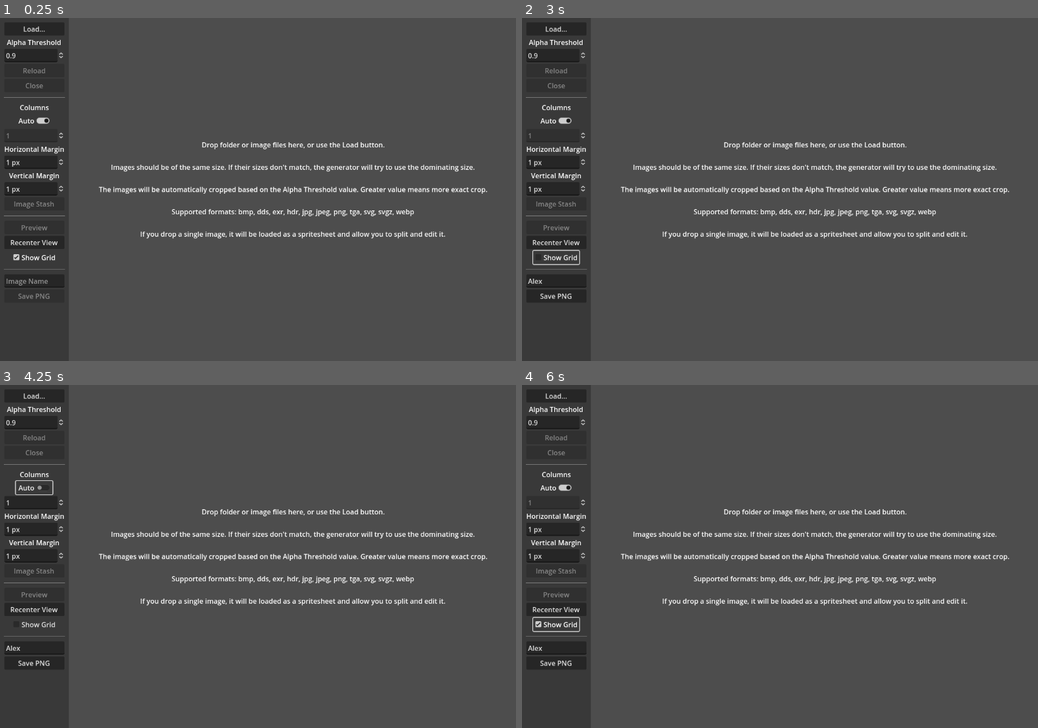
Above: before the commit, frames 1-4 (two rows, left to right).
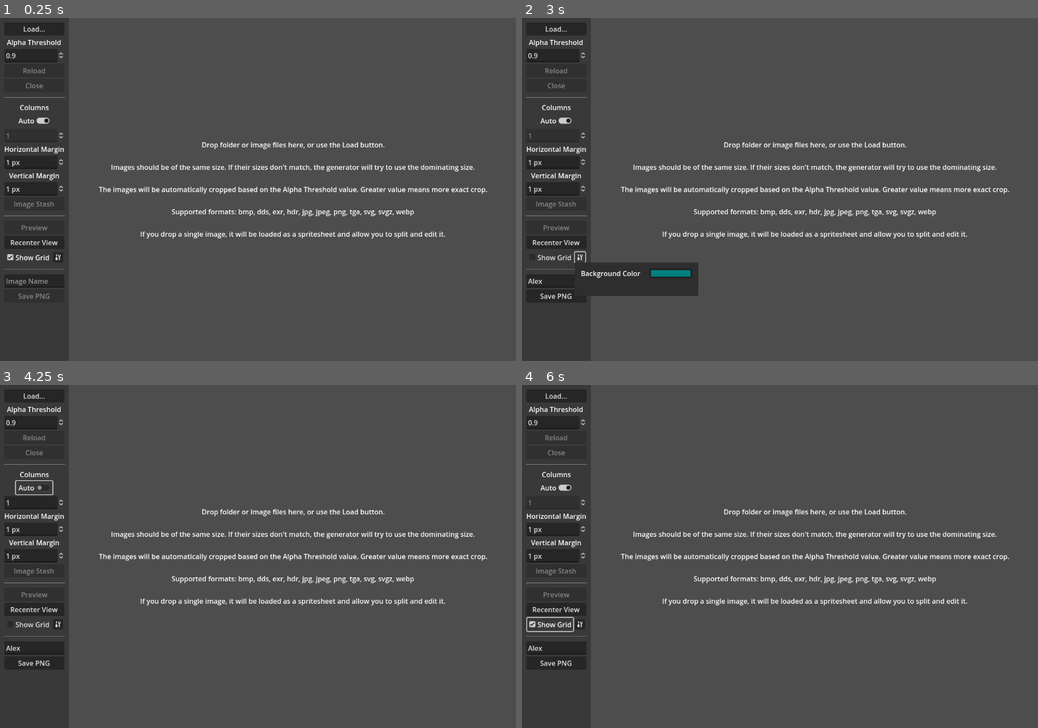
Above: after the commit, the same moments.

Repository: KoBeWi/Godot-Spritesheet-Generator
Game: Godot game, scene res://Source/Main.tscn
Same seed, same stepped clock (60 frames per second), same inputs: the game is played once before the commit and once after it.
Inputs (mouse positions are in pixels of both pictures, inside the frame that each line leads up to):
- Up to frame 1 (0.25 s): no input
- Up to frame 2 (3 s): click (558, 282) at 0.52 s; type "Alex" at 0.6 s; click "Recenter View" at 1.25 s; click "Show Grid" at 2 s; click (578, 258) at 2.77 s
- Up to frame 3 (4.25 s): click "Auto" at 3.5 s
- Up to frame 4 (6 s): click "Auto" at 4.25 s; click "Recenter View" at 5 s; click "Show Grid" at 5.75 s

The runs differ from the first frame. In frame 1, 0.1% of the frame differs, in the area x 1-12%, y 68-71%; in frame 2, 2.2%, in the area x 2-35%, y 67-82%; in frame 3, less than 0.1%; in frame 4, 0.2%.

Commit message:
Add grid color setting and fix column spinbox

Diff:
--- a/Source/Main.gd
+++ b/Source/Main.gd
@@ -162,3 +162,6 @@
 	texture_list.clear()
 
 	set_spritesheet_visible(false)
+
+func columns_changed(value: float) -> void:
+	%Spritesheet.update_columns()
--- a/Source/Main.tscn
+++ b/Source/Main.tscn
@@ -1,12 +1,14 @@
-[gd_scene load_steps=10 format=3 uid="uid://bf3b0i8scthbm"]
+[gd_scene load_steps=12 format=3 uid="uid://bf3b0i8scthbm"]
 
 [ext_resource type="Script" path="res://Source/Main.gd" id="1_uvcat"]
+[ext_resource type="Texture2D" uid="uid://do1032o0c7fx6" path="res://Source/Tools.svg" id="2_6rwcx"]
 [ext_resource type="Script" path="res://Source/SpritesheetView.gd" id="2_eepvq"]
 [ext_resource type="Script" path="res://Source/PreviewDialog.gd" id="3_bojkk"]
 [ext_resource type="Script" path="res://Source/ProcessDialog.gd" id="3_muoun"]
 [ext_resource type="Script" path="res://Source/SplitDialog.gd" id="3_sd37f"]
 [ext_resource type="Script" path="res://Source/Spritesheet.gd" id="3_svww0"]
 [ext_resource type="Script" path="res://Source/StashDialog.gd" id="7_phrwa"]
+[ext_resource type="Script" path="res://Source/SettingsDialog.gd" id="9_b44fi"]
 
 [sub_resource type="StyleBoxFlat" id="5"]
 content_margin_left = 10.0
@@ -53,7 +55,6 @@
 flat = false
 item_count = 2
 popup/item_0/text = "Files"
-popup/item_0/id = 0
 popup/item_1/text = "Directory"
 popup/item_1/id = 1
 
@@ -147,12 +148,22 @@
 layout_mode = 2
 text = "Recenter View"
 
-[node name="DisplayGrid" type="CheckBox" parent="PanelContainer/VBoxContainer/Display"]
+[node name="HBoxContainer" type="HBoxContainer" parent="PanelContainer/VBoxContainer/Display"]
+layout_mode = 2
+alignment = 1
+
+[node name="DisplayGrid" type="CheckBox" parent="PanelContainer/VBoxContainer/Display/HBoxContainer"]
 unique_name_in_owner = true
 layout_mode = 2
 size_flags_horizontal = 4
 button_pressed = true
 text = "Show Grid"
+
+[node name="SettingsButton" type="Button" parent="PanelContainer/VBoxContainer/Display/HBoxContainer"]
+unique_name_in_owner = true
+layout_mode = 2
+size_flags_vertical = 4
+icon = ExtResource("2_6rwcx")
 
 [node name="HSeparator3" type="HSeparator" parent="PanelContainer/VBoxContainer"]
 layout_mode = 2
@@ -513,6 +524,46 @@
 layout_mode = 2
 size_flags_horizontal = 4
 text = "Play/Pause"
+
+[node name="SettingsDialog" type="PopupPanel" parent="."]
+size = Vector2i(287, 78)
+script = ExtResource("9_b44fi")
+
+[node name="MarginContainer" type="MarginContainer" parent="SettingsDialog"]
+offset_left = 4.0
+offset_top = 4.0
+offset_right = 283.0
+offset_bottom = 74.0
+theme_override_constants/margin_left = 10
+theme_override_constants/margin_top = 10
+theme_override_constants/margin_right = 10
+theme_override_constants/margin_bottom = 10
+
+[node name="GridContainer" type="GridContainer" parent="SettingsDialog/MarginContainer"]
+layout_mode = 2
+theme_override_constants/h_separation = 20
+columns = 2
+
+[node name="Label" type="Label" parent="SettingsDialog/MarginContainer/GridContainer"]
+layout_mode = 2
+text = "Background Color"
+
+[node name="BackgroundPicker" type="ColorPickerButton" parent="SettingsDialog/MarginContainer/GridContainer"]
+unique_name_in_owner = true
+custom_minimum_size = Vector2(100, 0)
+layout_mode = 2
+
+[node name="Label2" type="Label" parent="SettingsDialog/MarginContainer/GridContainer"]
+auto_translate_mode = 1
+visible = false
+layout_mode = 2
+text = "Grid Color"
+
+[node name="ColorPickerButton2" type="ColorPickerButton" parent="SettingsDialog/MarginContainer/GridContainer"]
+auto_translate_mode = 1
+visible = false
+custom_minimum_size = Vector2(100, 0)
+layout_mode = 2
 
 [connection signal="pressed" from="PanelContainer/VBoxContainer/Import/Reload" to="." method="load_images"]
 [connection signal="pressed" from="PanelContainer/VBoxContainer/Import/Close" to="." method="close_spritesheet"]
@@ -523,7 +574,8 @@
 [connection signal="pressed" from="PanelContainer/VBoxContainer/SpritesheetSettings/Stash" to="StashDialog" method="popup_centered_ratio" binds= [0.5]]
 [connection signal="pressed" from="PanelContainer/VBoxContainer/Display/PreviewButton" to="PreviewDialog" method="appear"]
 [connection signal="pressed" from="PanelContainer/VBoxContainer/Display/Button" to="SpritesheetView" method="recenter"]
-[connection signal="toggled" from="PanelContainer/VBoxContainer/Display/DisplayGrid" to="SpritesheetView/Spritesheet" method="toggle_grid"]
+[connection signal="toggled" from="PanelContainer/VBoxContainer/Display/HBoxContainer/DisplayGrid" to="SpritesheetView/Spritesheet" method="toggle_grid"]
+[connection signal="pressed" from="PanelContainer/VBoxContainer/Display/HBoxContainer/SettingsButton" to="SettingsDialog" method="show_settings"]
 [connection signal="text_changed" from="PanelContainer/VBoxContainer/Export/CustomName" to="." method="update_save_button" unbinds=1]
 [connection signal="text_submitted" from="PanelContainer/VBoxContainer/Export/CustomName" to="." method="save_png" unbinds=1]
 [connection signal="pressed" from="PanelContainer/VBoxContainer/Export/SavePNG" to="." method="save_png"]
@@ -537,3 +589,4 @@
 [connection signal="value_changed" from="PreviewDialog/VBoxContainer/HBoxContainer/FrameValue" to="PreviewDialog" method="update_frame"]
 [connection signal="value_changed" from="PreviewDialog/VBoxContainer/HBoxContainer2/FPS" to="PreviewDialog" method="update_fps"]
 [connection signal="pressed" from="PreviewDialog/VBoxContainer/Button" to="PreviewDialog" method="play"]
+[connection signal="color_changed" from="SettingsDialog/MarginContainer/GridContainer/BackgroundPicker" to="SettingsDialog" method="_on_background_picker_color_changed"]
--- /dev/null
+++ b/Source/SettingsDialog.gd
@@ -0,0 +1,12 @@
+extends PopupPanel
+
+func _ready() -> void:
+	%BackgroundPicker.color = %Background.color
+
+func show_settings():
+	var button_pos: Vector2 = %SettingsButton.get_screen_position()
+	position = button_pos + Vector2(0, %SettingsButton.size.y)
+	popup()
+
+func _on_background_picker_color_changed(color: Color) -> void:
+	%Background.color = color
--- /dev/null
+++ b/Source/Tools.svg
@@ -0,0 +1 @@
+<svg height="16" viewBox="0 0 16 16" width="16" xmlns="http://www.w3.org/2000/svg"><path d="M4 1 3 3l1 2v4H2v3.5a2.5 2.5 0 0 0 5 0V9H5V5l1-2-1-2zm6 .174a3 3 0 0 0 0 5.652V14a1 1 0 0 0 2 0V6.824a3 3 0 0 0 0-5.648V4a1 1 0 0 1-2 0z" fill="#e0e0e0"/></svg>
--- a/project.godot
+++ b/project.godot
@@ -11,6 +11,7 @@
 [application]
 
 config/name="Spritesheet-inator"
+config/tags=PackedStringArray("tool")
 run/main_scene="res://Source/Main.tscn"
 config/features=PackedStringArray("4.3")
 config/icon="res://Icon.png"
Binary file removed: Source/Checker.png
Not shown, changed: Source/Tools.svg.import
